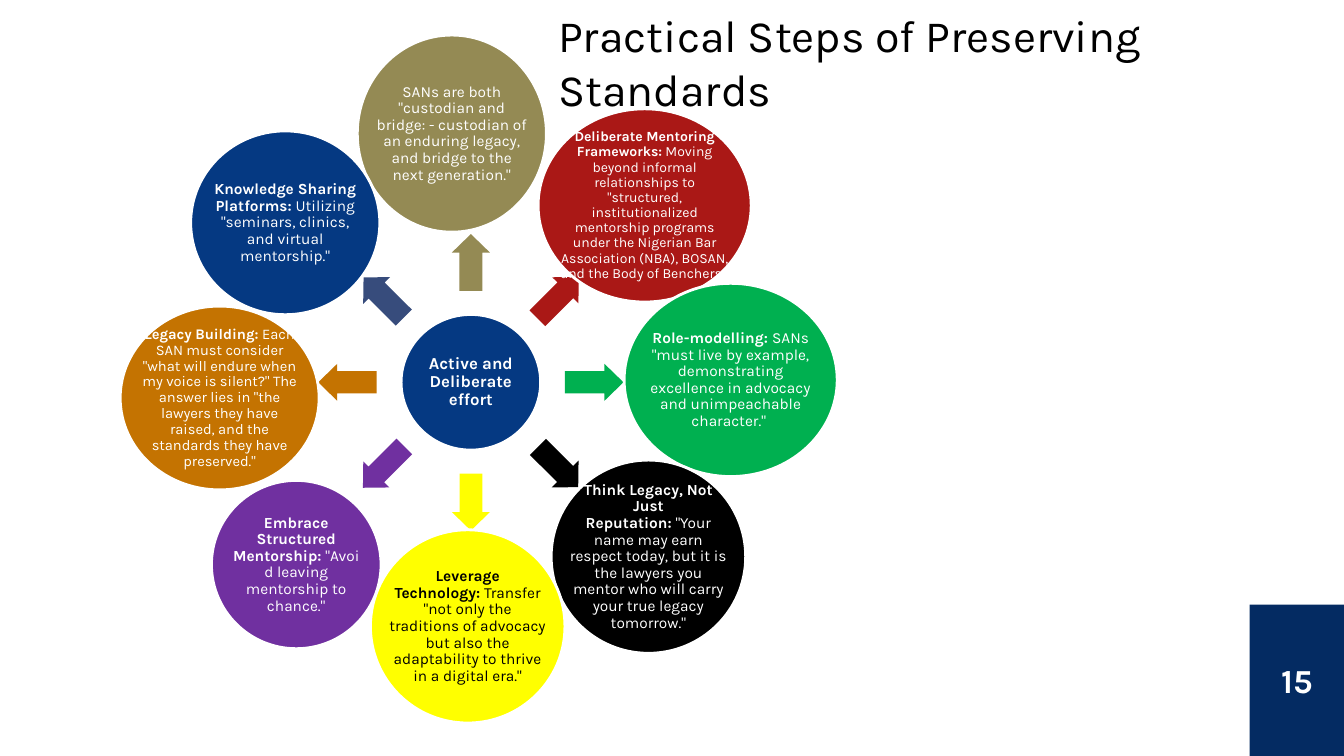
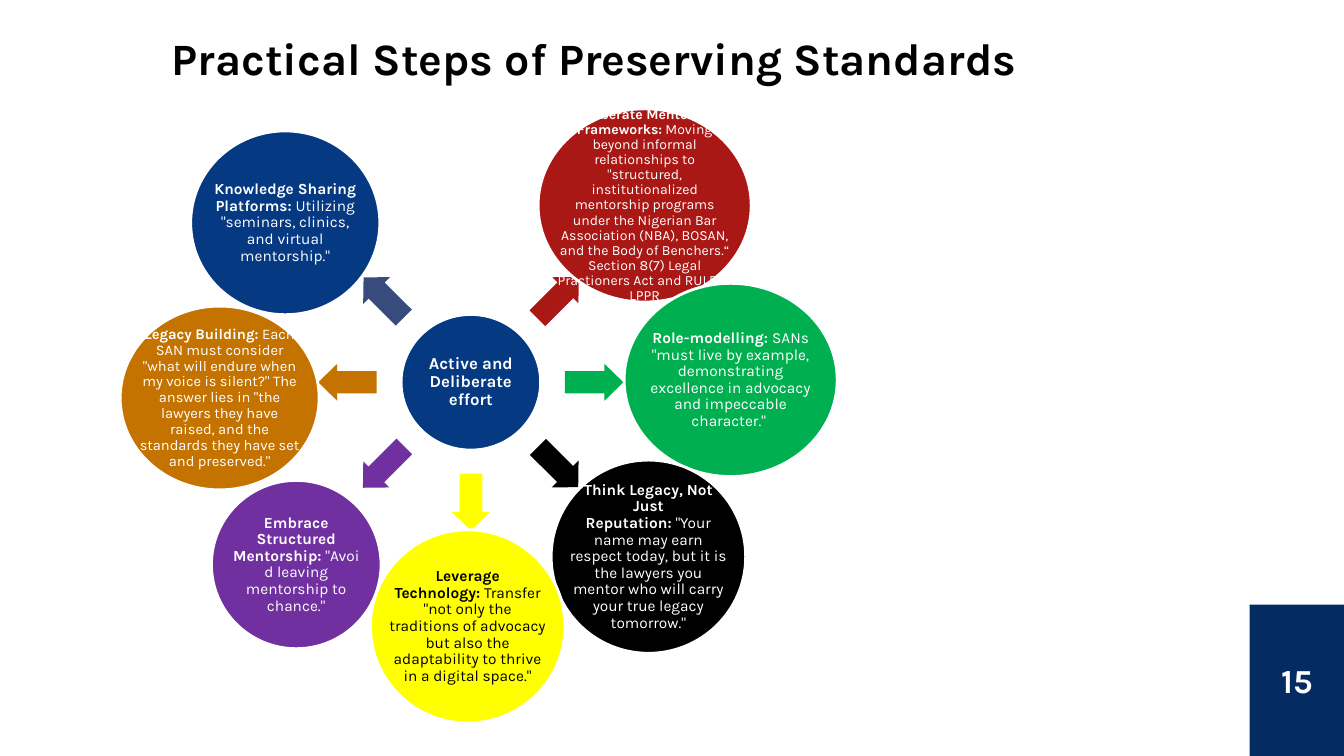
Before and after one commit to BOSANigeria/website-launch-2025, a slide deck: slide 15 of public/assets/induction/Mentorship & Knowledge Transfer - Preserving The Standard of The Inner Bar.pptx. Drawn at 1344x756 pixels with LibreOffice and Linux fonts; fonts in the diff are those of the drawing. Boxes give left, top, right and bottom in pixels: in the first picture for what was removed or moved away, otherwise in the second. Text is boxed around its words. In the diff, an @@ line names an element or a change of style, - is before the commit and + after.

```diff
--- a/public/assets/induction/Mentorship & Knowledge Transfer - Preserving The Standard of The Inner Bar.pptx
+++ b/public/assets/induction/Mentorship & Knowledge Transfer - Preserving The Standard of The Inner Bar.pptx
@@ title "Practical Steps of Preserving Standards": place and size @@
-title "Practical Steps of Preserving Standards" at box(558, 21, 1141, 117)
+title "Practical Steps of Preserving Standards" at box(172, 43, 1017, 86)
@@ title "Practical Steps of Preserving Standards" at box(172, 43, 1017, 86): bold on @@
@@ freeform shape removed at box(357, 35, 546, 233) @@
-SANs are both "custodian and bridge: - custodian of an enduring legacy, and bridge to the next generation."
@@ text in freeform shape at box(558, 110, 730, 304): text changed @@
-Deliberate Mentoring Frameworks: Moving beyond informal relationships to "structured, institutionalized mentorship programs under the Nigerian Bar Association (NBA), BOSAN, and the Body of Benchers."
+Deliberate Mentoring Frameworks: Moving beyond informal relationships to "structured, institutionalized mentorship programs under the Nigerian Bar Association (NBA), BOSAN, and the Body of Benchers.“ Section 8(7) Legal Practioners Act and RULE 3 LPPR
@@ freeform shape removed at box(452, 235, 490, 291) @@
@@ text in freeform shape at box(140, 325, 300, 470): text changed @@
-Legacy Building: Each SAN must consider "what will endure when my voice is silent?" The answer lies in "the lawyers they have raised, and the standards they have preserved."
+Legacy Building: Each SAN must consider "what will endure when my voice is silent?" The answer lies in "the lawyers they have raised, and the standards they have set and preserved."
@@ text in freeform shape at box(650, 332, 810, 426): text changed @@
-Role-modelling: SANs "must live by example, demonstrating excellence in advocacy and unimpeachable character."
+Role-modelling: SANs "must live by example, demonstrating excellence in advocacy and impeccable character."
@@ text in freeform shape at box(389, 571, 545, 685): text changed @@
-Leverage Technology: Transfer "not only the traditions of advocacy but also the adaptability to thrive in a digital era."
+Leverage Technology: Transfer "not only the traditions of advocacy but also the adaptability to thrive in a digital space."
```
Also in this commit, not shown: 16 other slides changed, 2 slides added, 1 slide removed.
